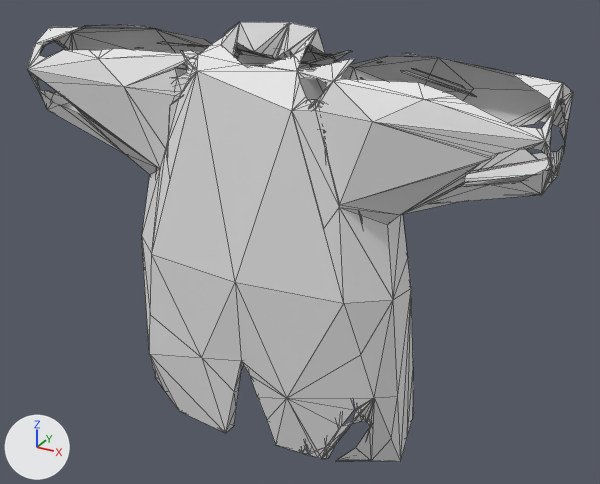
The glTF model maybraid/assets/characters/clothes/body/wumbus_biped_full_body/robe_coat.glb as it was, and as the next commit left it.
Rendered twice from a 50 mm lens placed at (1.71, -2.84, 1.52), pointed at (0.09, 0.09, 0.05). Arrows for +X, +Y and +Z are at lower left; the lights stay in place. The picture after the commit comes second. Mesh edges are drawn as thin lines. Vertices at exactly the same position are counted once.

Objects in the first picture: 'LongSleeveCoat'.
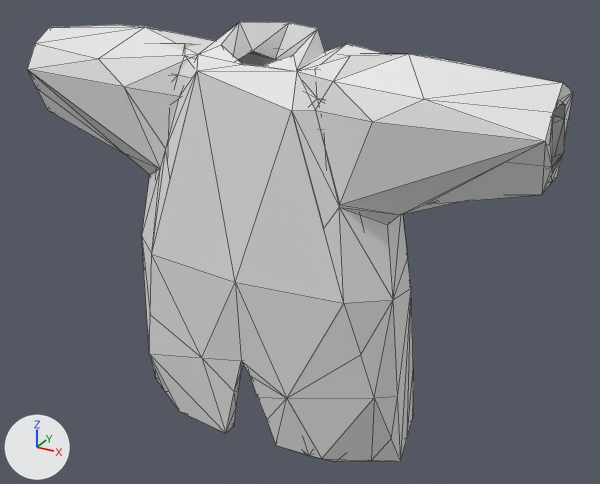
Pixel boxes [x1, y1, x2, y2] of what changed, in the pictures (600 x 484 px):
```json
{"part": 1, "of": "me_icosphere_004", "change": "built on", "before": [28, 22, 573, 220], "after": [163, 22, 564, 221]}
```

Edits to the scene script, one JSON object a line:
```json
{"block": "me_icosphere_004", "where": "# used by ob_longsleevecoat; location = (0.0, 0.0, 0.0)"}
{"op": "remove", "block": "me_icosphere_004", "code": "me_icosphere_004.from_pydata(...)  # 1549 vertices, 2120 faces; spans x -1.17..1.17, y -0.29..0.37, z -0.88..0.98"}
{"op": "add", "block": "me_icosphere_004", "code": "me_icosphere_004.from_pydata(...)  # 315 vertices, 638 faces; spans x -1.17..1.17, y -0.29..0.37, z -0.88..0.98"}
{"block": "me_icosphere_004", "change": "me_icosphere_004 part 1: 1 vertex moved within x 0.09, y 0.09, z 0.84; 997 vertices removed from x -1.17..1.17, y -0.21..0.2, z 0.26..0.94; 39 vertices added at x -0.86..1.16, y -0.17..0.17, z 0.4..0.93"}
{"block": "me_icosphere_004", "change": "other edits to the shape of me_icosphere_004 do not show in these pictures"}
```
